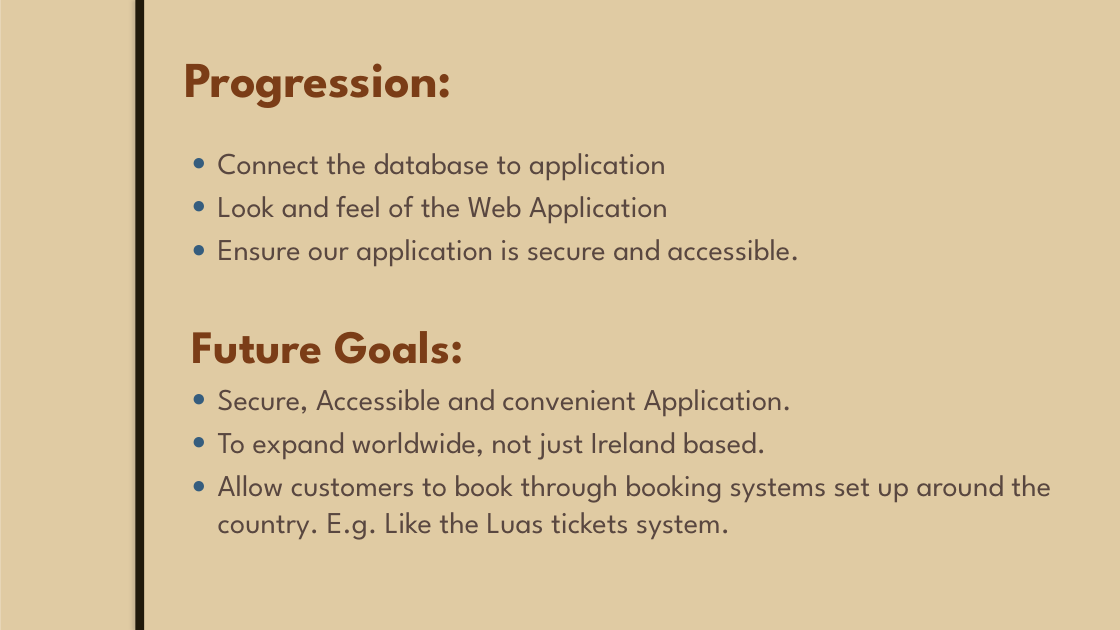
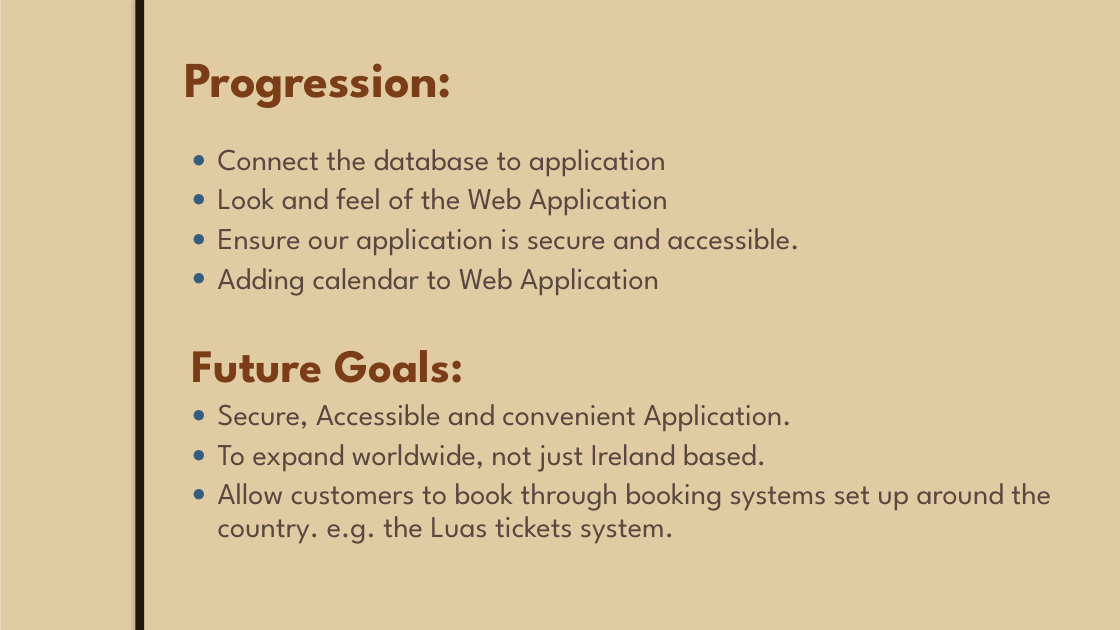
Before and after one commit to JoeyTatu/GoldenYears, a slide deck: slide 11 of Week 8 - Presentation slides/Mid-Term Project.pptx. Drawn at 1120x630 pixels with LibreOffice and Linux fonts; fonts in the diff are those of the drawing; background and template pictures are left out. Boxes give left, top, right and bottom in pixels: in the first picture for what was removed or moved away, otherwise in the second. Text is boxed around its words. In the diff, an @@ line names an element or a change of style, - is before the commit and + after.

```diff
--- a/Week 8 - Presentation slides/Mid-Term Project.pptx
+++ b/Week 8 - Presentation slides/Mid-Term Project.pptx
@@ text at (x1=192, y1=149, x2=800, y2=472): line spacing 1 to 0.9 @@
@@ text at (x1=218, y1=268, x2=659, y2=296): paragraph added @@
+● Adding calendar to Web Application
@@ text at (x1=218, y1=483, x2=1051, y2=544): text changed @@
-● Allow customers to book through booking systems set up around the country. E.g. Like the Luas tickets system.
+● Allow customers to book through booking systems set up around the country. e.g. the Luas tickets system.
```
Also in this commit, not shown: 8 other slides changed, 35 other files.
